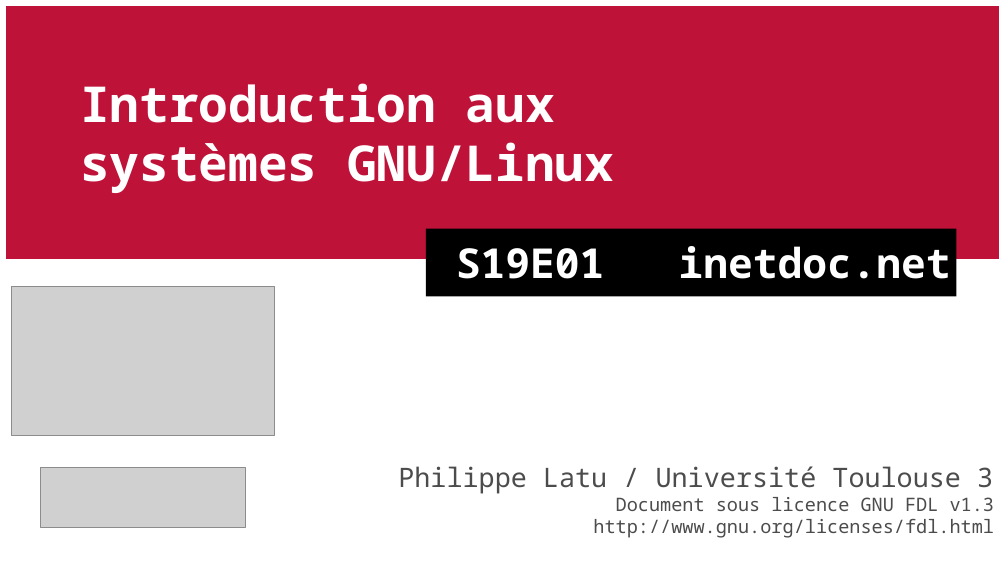
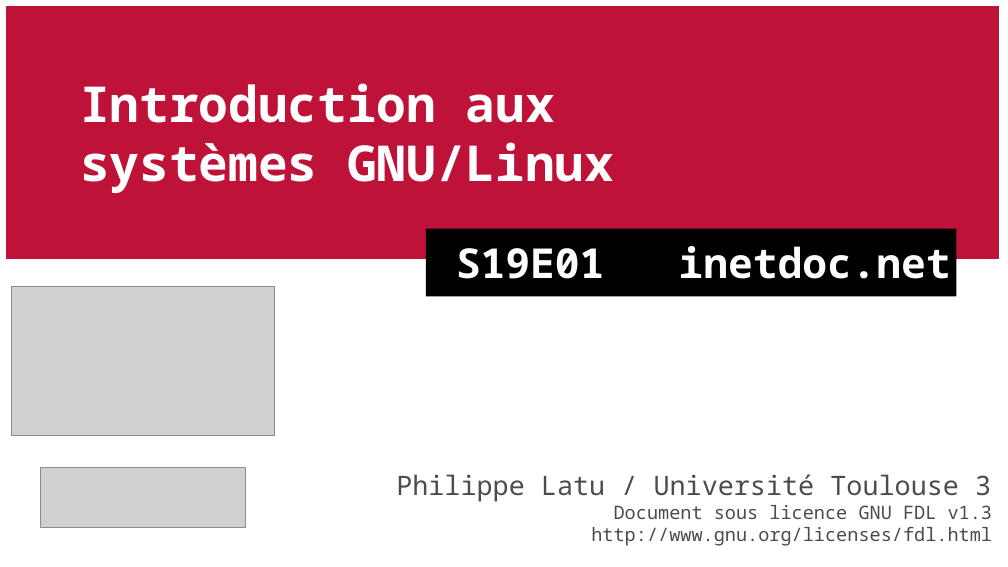
Before and after one commit to platu/inetdoc, a slide deck: slide 1 of presentations/sysadm-base-1/sysadm-base-1.odp. Drawn at 1008x567 pixels with LibreOffice and Linux fonts; fonts in the diff are those of the drawing; grey boxes stand for pictures. Boxes give left, top, right and bottom in pixels: in the first picture for what was removed or moved away, otherwise in the second. Text is boxed around its words. In the diff, an @@ line names an element or a change of style, - is before the commit and + after.

```diff
--- a/presentations/sysadm-base-1/sysadm-base-1.odp
+++ b/presentations/sysadm-base-1/sysadm-base-1.odp
@@ text "Philippe Latu / Université Toulouse ..." moved from (x1=398, y1=466, x2=995, y2=538) to (x1=396, y1=474, x2=993, y2=546) @@
```
Also in this commit, not shown: 1 other slide changed, 3 other files.
